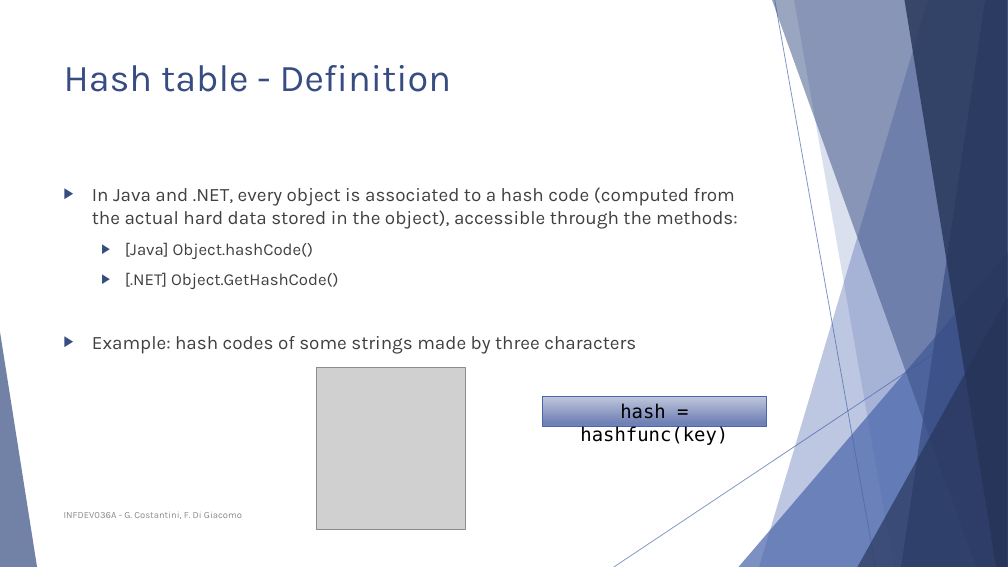
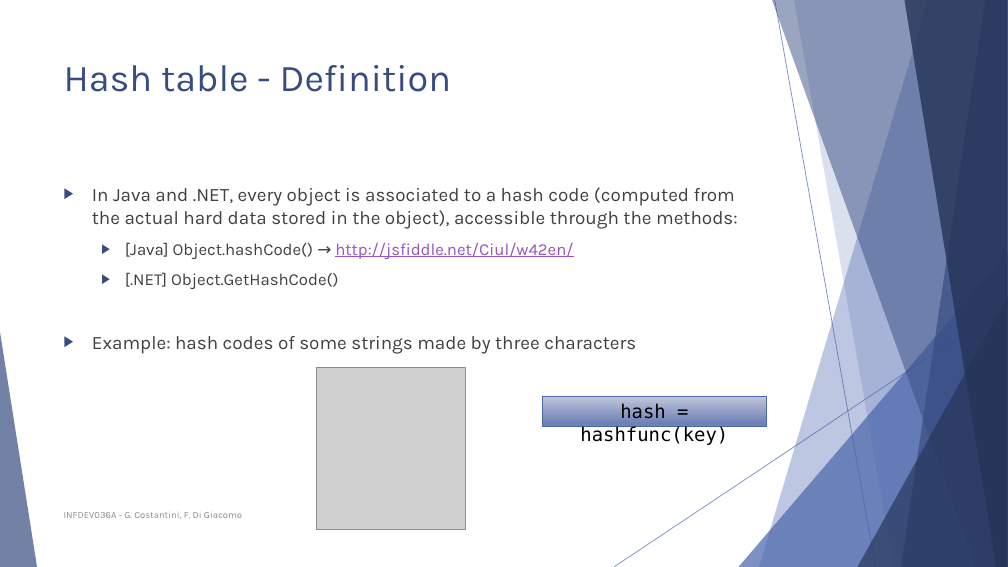
Before and after one commit to FurkanAndac/Development-6A, a slide deck: slide 8 of Lesson slides/Unit 3b - Hash tables.pptx. Drawn at 1008x567 pixels with LibreOffice and Linux fonts; fonts in the diff are those of the drawing; grey boxes stand for pictures. Boxes give left, top, right and bottom in pixels: in the first picture for what was removed or moved away, otherwise in the second. Text is boxed around its words. In the diff, an @@ line names an element or a change of style, - is before the commit and + after.

```diff
--- a/Lesson slides/Unit 3b - Hash tables.pptx
+++ b/Lesson slides/Unit 3b - Hash tables.pptx
@@ text at <box>125,242,573,259</box>: text changed; text colour #404040 to #9454C3 @@
-  ▶ [Java] Object.hashCode()
+  ▶ [Java] Object.hashCode() → http://jsfiddle.net/Ciul/w42en/
```
Also in this commit, not shown: 4 other slides changed.
